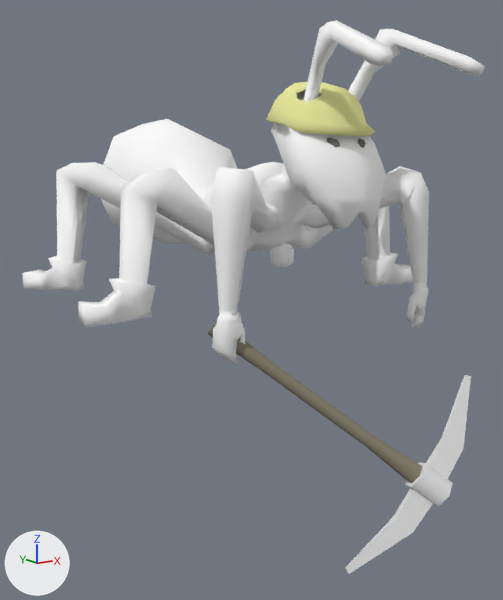
The Blender file Game/Ant.blend, before and after one commit.
Before and after are seen from a 50 mm camera at (-4.73, -6.79, 1.56) aimed at (0.15, 0.2, -0.13). Every picture has the same lights, and +X, +Y and +Z are marked at lower left.

In view in the first picture: 'Ant_Body', 'Ant_Pick'.
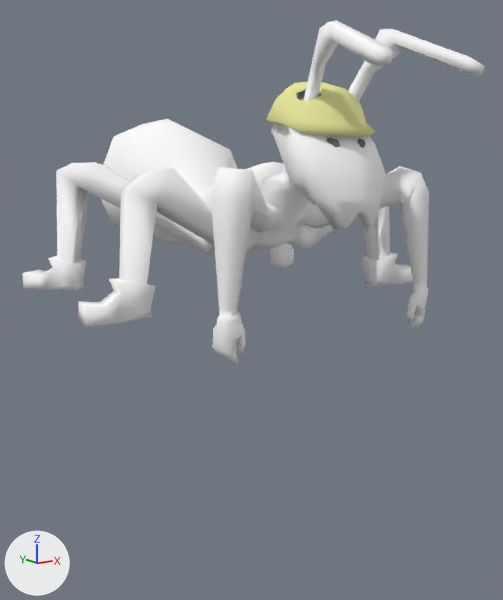
Where the change shows, as pixel boxes [x1, y1, x2, y2] in the pictures (503 x 600 px):
'Ant_Pick', hidden
    before: [207, 321, 471, 574]

The edits, one by one:
Object 'Ant_Pick' (ob_ant_pick) is now hidden.
